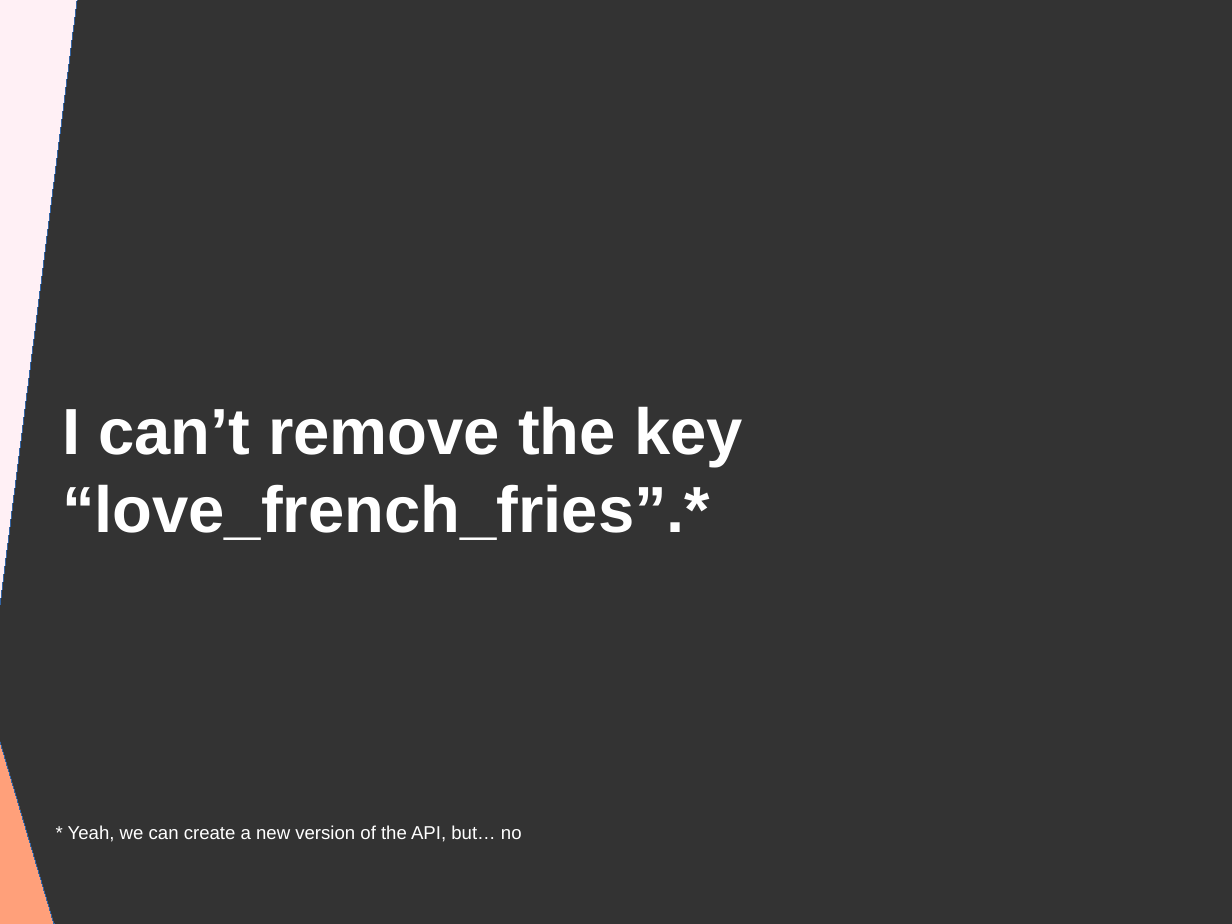
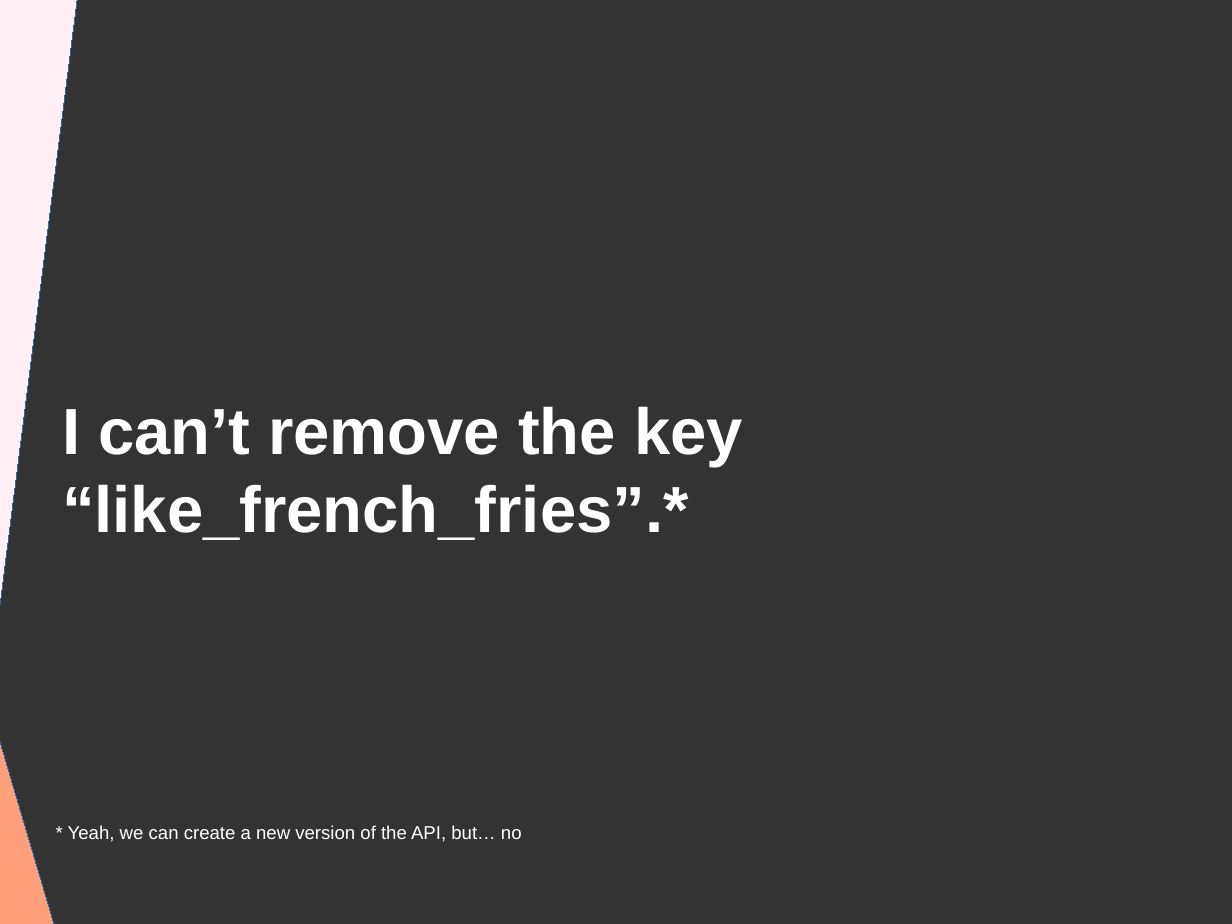
Before and after one commit to DanYellow/presentations, a slide deck: slide 28 of graphql/presentation.odp. Drawn at 1232x924 pixels with LibreOffice and Linux fonts; fonts in the diff are those of the drawing. Boxes give left, top, right and bottom in pixels: in the first picture for what was removed or moved away, otherwise in the second. Text is boxed around its words. In the diff, an @@ line names an element or a change of style, - is before the commit and + after.

```diff
--- a/graphql/presentation.odp
+++ b/graphql/presentation.odp
@@ title at bbox=[62, 406, 743, 540]: text changed @@
-I can’t remove the key “love_french_fries”.*
+I can’t remove the key “like_french_fries”.*
```
Also in this commit, not shown: 4 other slides changed, 1 slide added, 1 other file.
